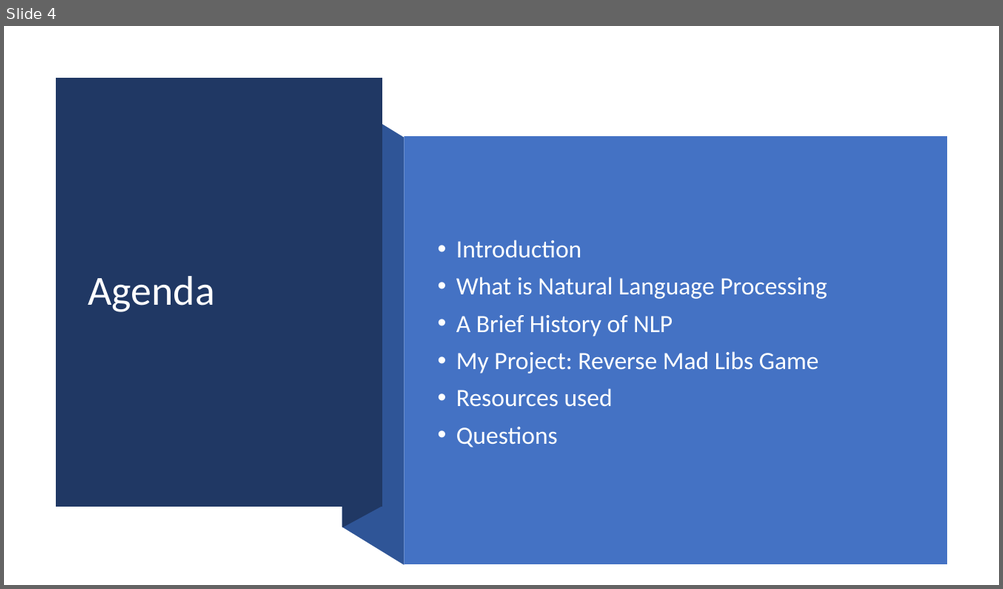
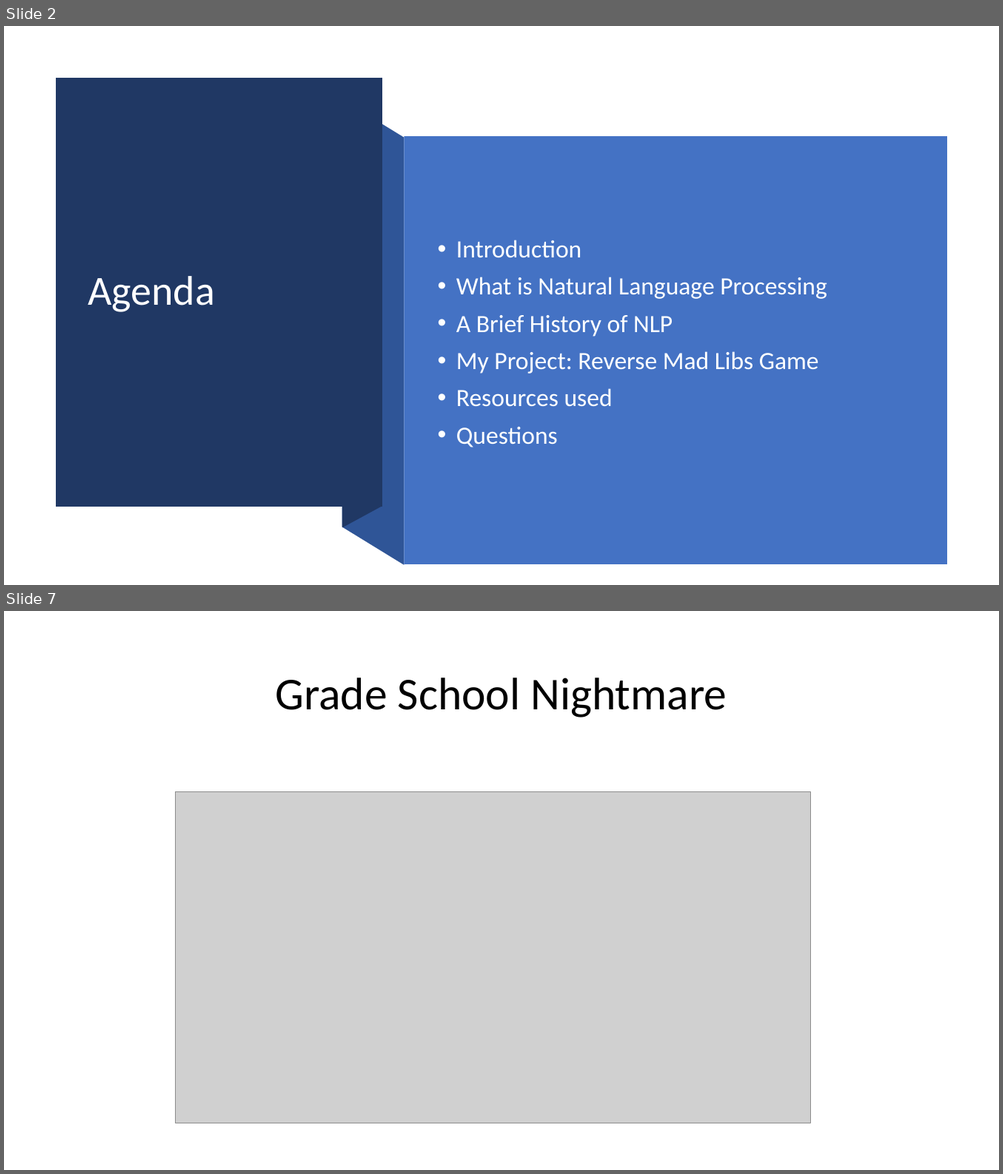
Before and after one commit to scottbing/SB_5410_Midterm_Project, a slide deck: Reverse Mad Libs.pptx. Shown one above the other, each under a label of ours: slide 4 before the commit, slides 2 and 7 after it; the slides between them are not shown. The pictures are 1003x589 and 1003x1174 pixels, drawn with LibreOffice and Linux fonts; fonts in the diff are those of the drawing; grey boxes stand for pictures. Boxes give left, top, right and bottom in pixels: in the first picture for what was removed or moved away, otherwise in the second. Text is boxed around its words. In the diff, an @@ line names an element or a change of style, - is before the commit and + after.

```diff
--- a/Reverse Mad Libs.pptx
+++ b/Reverse Mad Libs.pptx
@@ slide 7 added at [4,611,999,1170], background #FFFFFF @@
@@ title added at [275,678,726,718], 44 pt, text #000000 @@
+Grade School Nightmare
@@ picture added at [176,792,811,1124] @@
@@ what was slide 4 is now slide 2 @@
```
Also in this commit, not shown: 6 slides changed, 2 other slides added, 4 slides removed, 3 other files.
